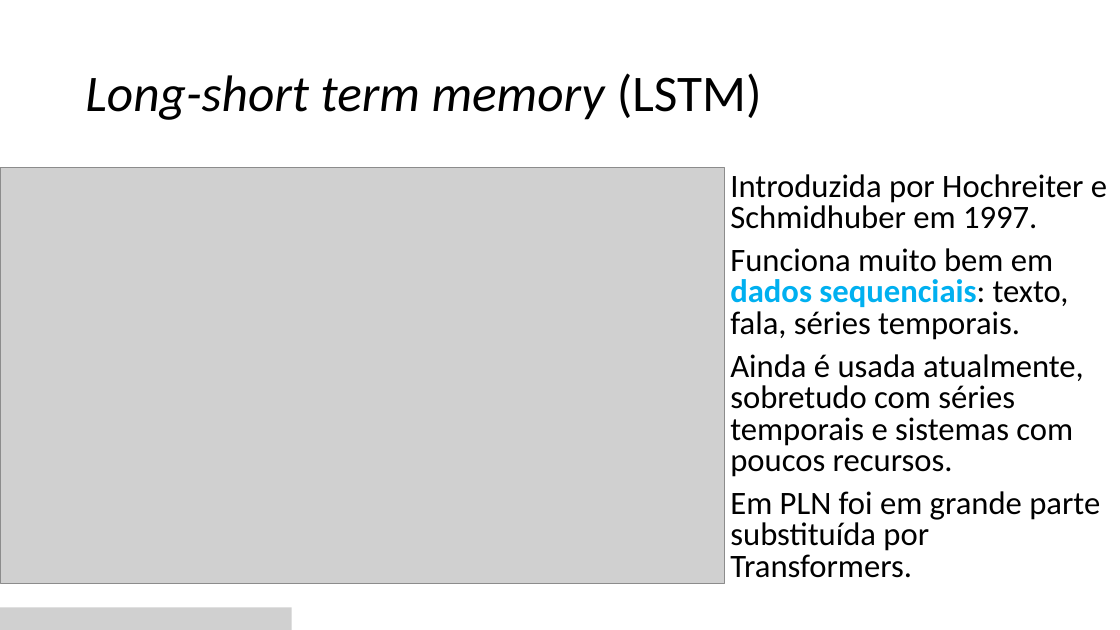
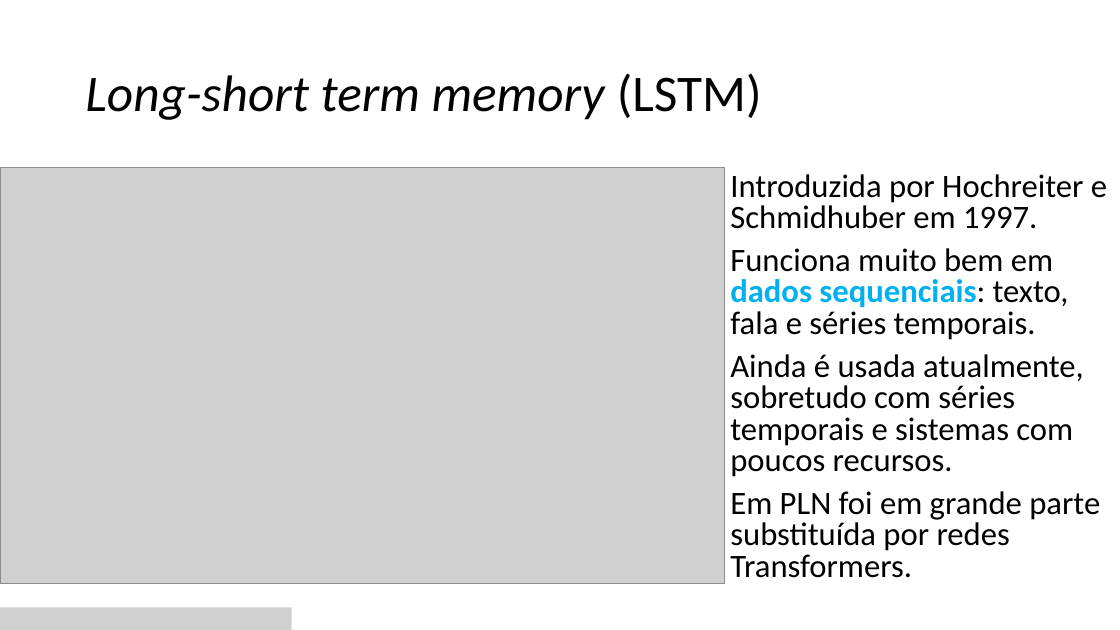
Before and after one commit to zz4fap/c24_inteligencia_artificial, a slide deck: slide 41 of slides/C24_RNN.pptx. Drawn at 1120x630 pixels with LibreOffice and Linux fonts; fonts in the diff are those of the drawing; grey boxes stand for pictures. Boxes give left, top, right and bottom in pixels: in the first picture for what was removed or moved away, otherwise in the second. Text is boxed around its words. In the diff, an @@ line names an element or a change of style, - is before the commit and + after.

Commit message:
new slides

```diff
--- a/slides/C24_RNN.pptx
+++ b/slides/C24_RNN.pptx
@@ text at (x1=730, y1=248, x2=1069, y2=340): text changed @@
-• Funciona muito bem em dados sequenciais: texto, fala, séries temporais.
+• Funciona muito bem em dados sequenciais: texto, fala e séries temporais.
@@ text at (x1=730, y1=491, x2=1100, y2=578): text changed @@
-• Em PLN foi em grande parte substituída por Transformers.
+• Em PLN foi em grande parte substituída por redes Transformers.
```
Also in this commit, not shown: 7 other slides changed.
